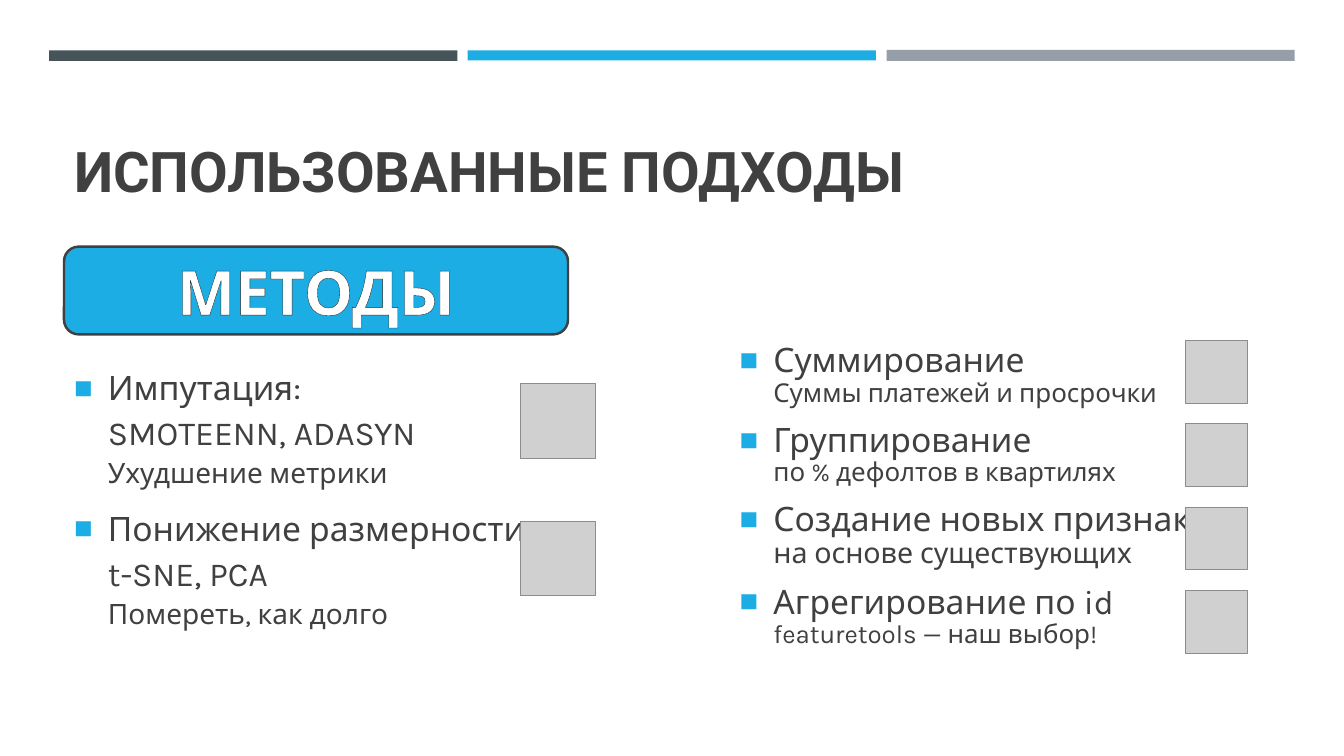
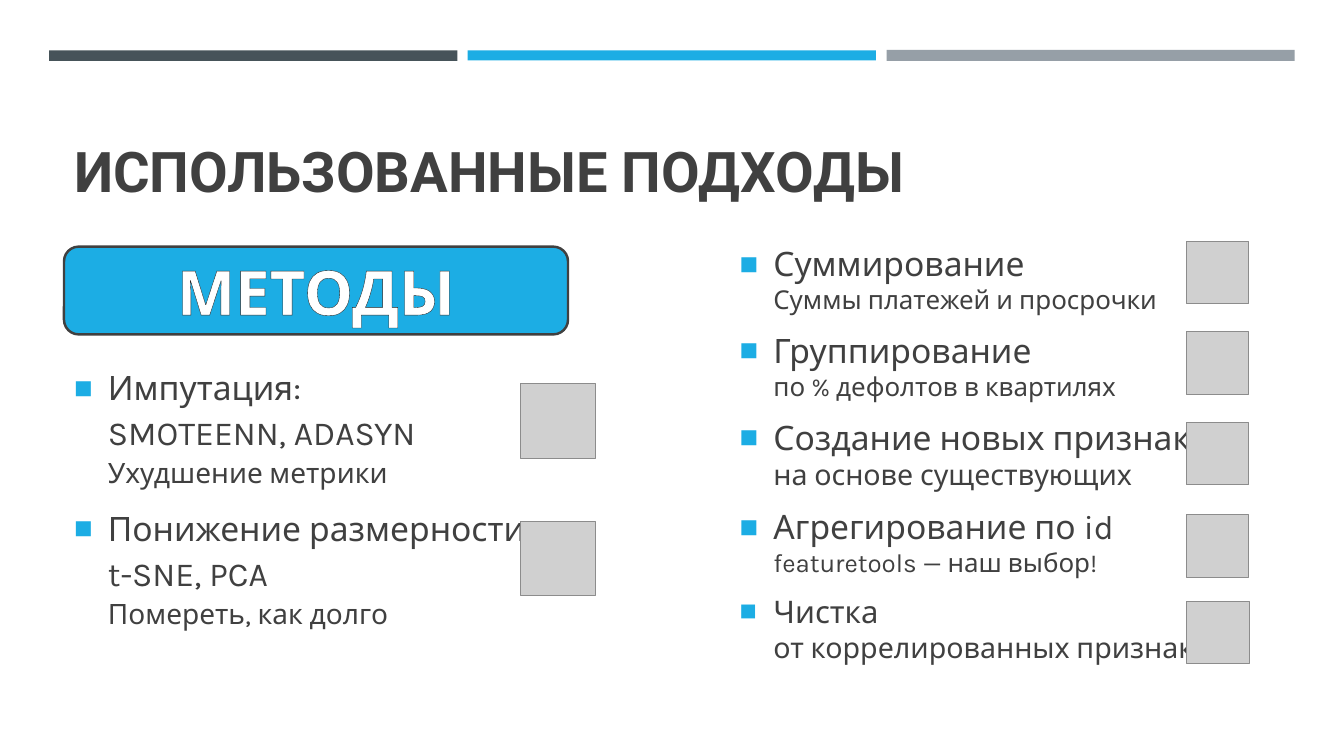
Before and after one commit to aozhuravlev/DIPLOMA, a slide deck: slide 6 of media/Credit_Risk_Management_Presentation.pptx. Drawn at 1344x756 pixels with LibreOffice and Linux fonts; fonts in the diff are those of the drawing; grey boxes stand for pictures. Boxes give left, top, right and bottom in pixels: in the first picture for what was removed or moved away, otherwise in the second. Text is boxed around its words. In the diff, an @@ line names an element or a change of style, - is before the commit and + after.

```diff
--- a/media/Credit_Risk_Management_Presentation.pptx
+++ b/media/Credit_Risk_Management_Presentation.pptx
@@ text "Суммирование Суммы платежей и просрочки": place and size @@
-text "Суммирование Суммы платежей и просрочки" at (773,347,1230,650)
+text "Суммирование Суммы платежей и просрочки" at (773,251,1230,665)
@@ text at (773,251,1230,579): line spacing 0.9 to 1 @@
@@ picture: place and size @@
-picture at (1186,341,1248,403)
+picture at (1187,241,1249,303)
@@ picture: place and size @@
-picture at (1186,424,1248,487)
+picture at (1187,332,1249,394)
@@ picture: place and size @@
-picture at (1186,507,1248,570)
+picture at (1187,422,1249,485)
@@ picture: place and size @@
-picture at (1186,591,1248,653)
+picture at (1187,515,1249,578)
@@ text at (773,601,1226,665): paragraph added @@
+■ Чистка
+  от коррелированных признаков
@@ picture added at (1188,601,1250,663) @@
```
Also in this commit, not shown: 8 other slides changed.
